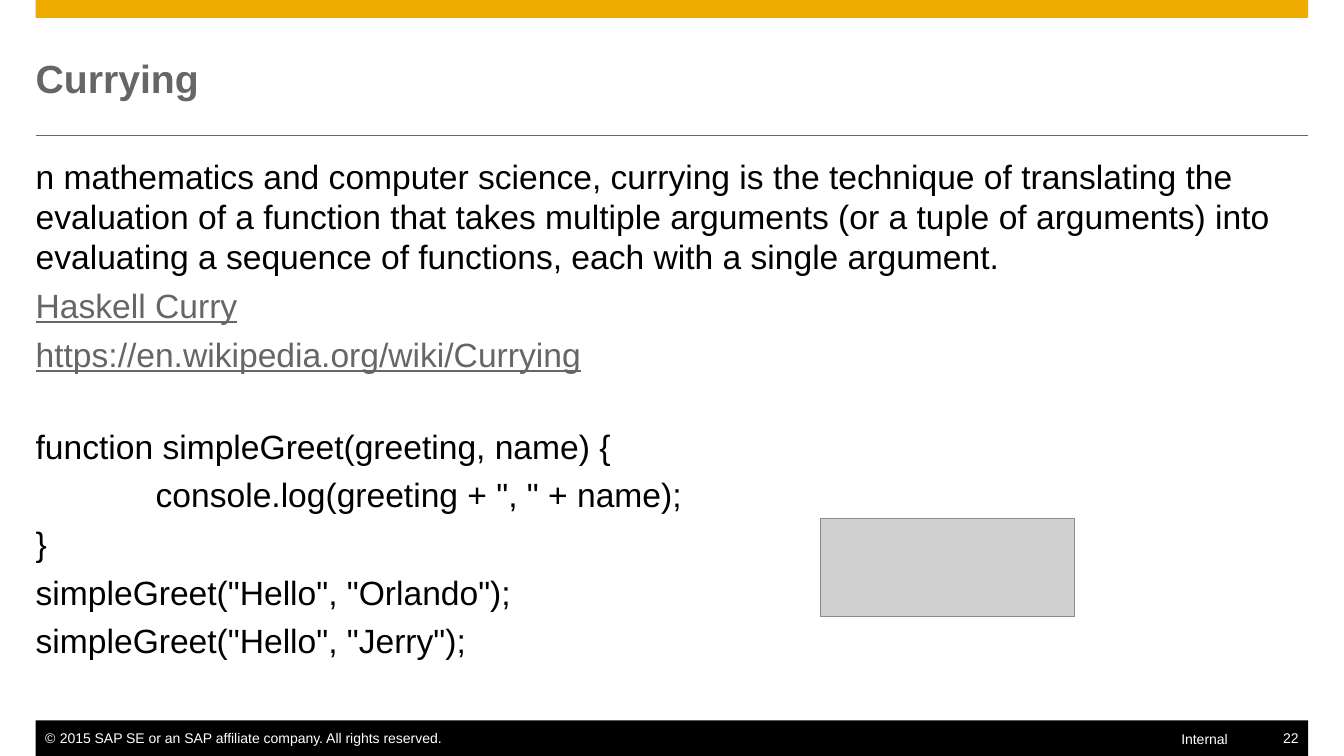
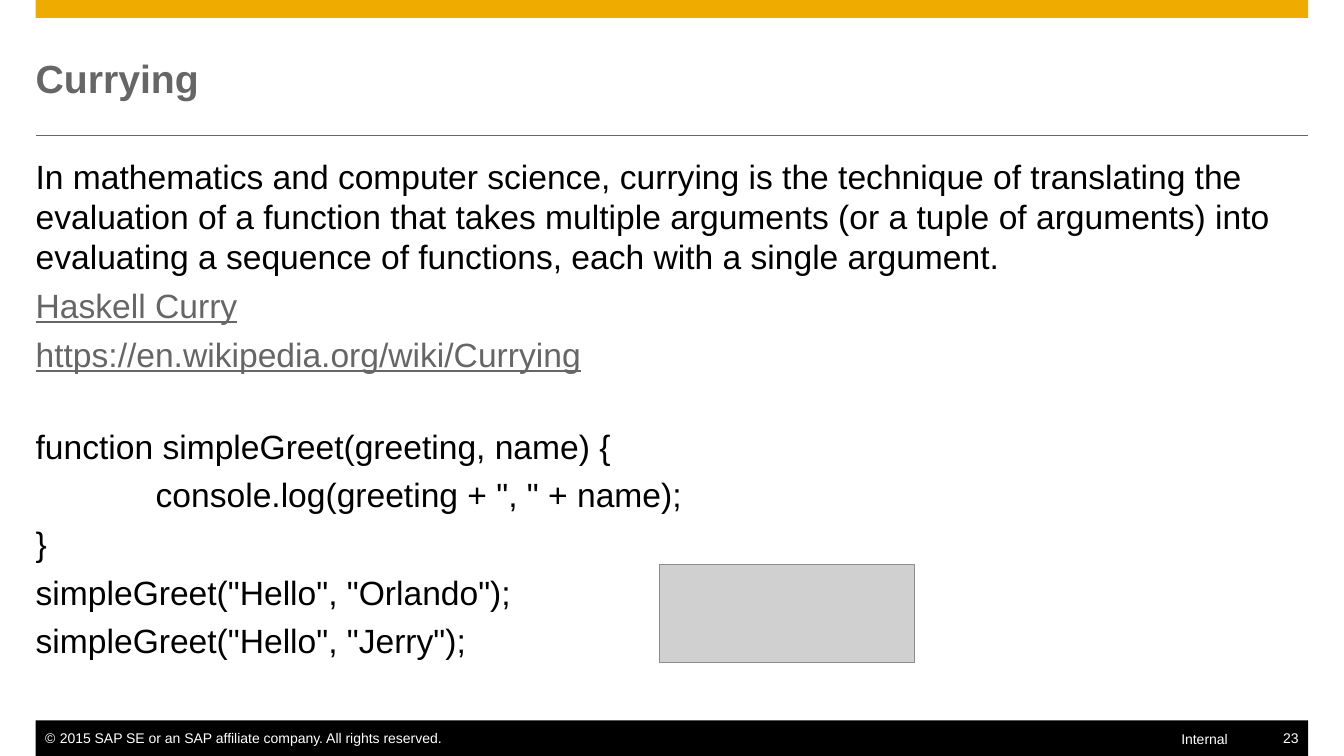
Before and after one commit to mxpang/jerryslide, a slide deck: slide 23 of training/ProgrammingLanguage/001_closure.pptx (slide 22 before the commit). Drawn at 1344x756 pixels with LibreOffice and Linux fonts; fonts in the diff are those of the drawing; grey boxes stand for pictures. Boxes give left, top, right and bottom in pixels: in the first picture for what was removed or moved away, otherwise in the second. Text is boxed around its words. In the diff, an @@ line names an element or a change of style, - is before the commit and + after.

```diff
--- a/training/ProgrammingLanguage/001_closure.pptx
+++ b/training/ProgrammingLanguage/001_closure.pptx
@@ text at (36,164,1269,276): text changed @@
-n mathematics and computer science, currying is the technique of translating the evaluation of a function that takes multiple arguments (or a tuple of arguments) into evaluating a sequence of functions, each with a single argument.
+In mathematics and computer science, currying is the technique of translating the evaluation of a function that takes multiple arguments (or a tuple of arguments) into evaluating a sequence of functions, each with a single argument.
@@ picture: place and size @@
-picture at (820,518,1075,617)
+picture at (660,564,915,663)
@@ page number at (1283,733,1299,743): text changed @@
-22
+23
```
Also in this commit, not shown: 8 other slides changed, 1 slide added, 2 other files.
